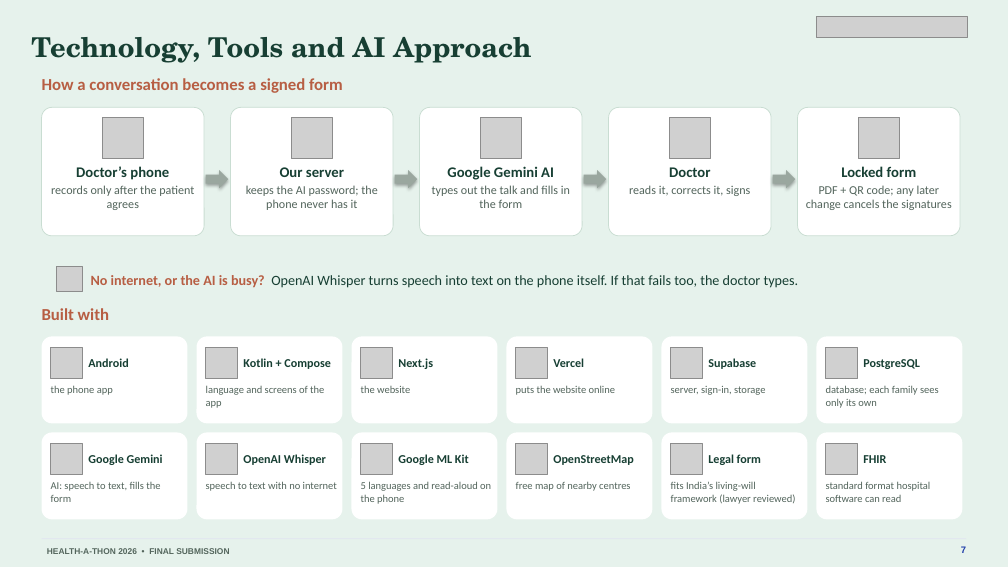
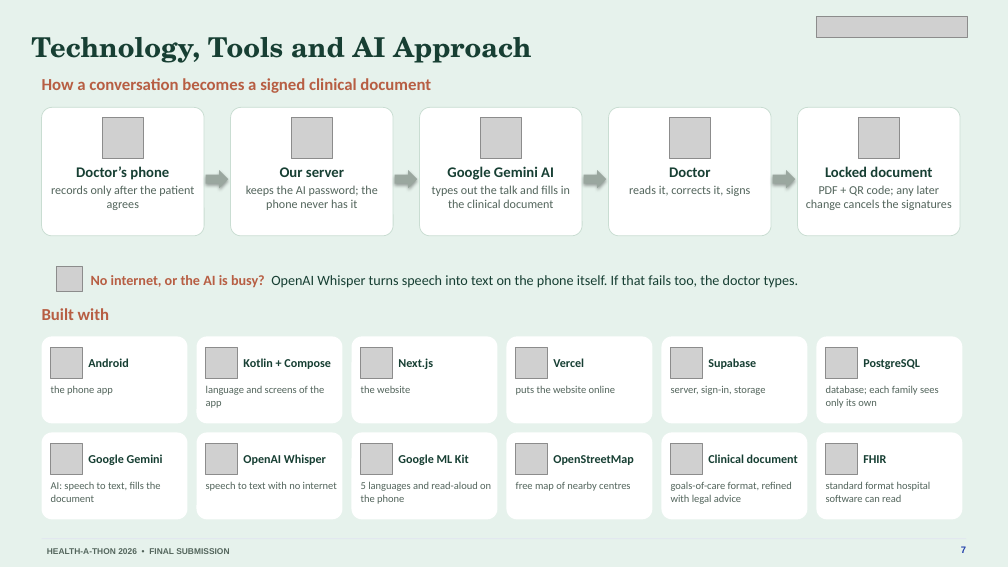
Before and after one commit to basithladdu/healthathon, a slide deck: slide 7 of output/final-submission/Sahara-Final-Presentation.pptx. Drawn at 1008x567 pixels with LibreOffice and Linux fonts; fonts in the diff are those of the drawing; grey boxes stand for pictures. Boxes give left, top, right and bottom in pixels: in the first picture for what was removed or moved away, otherwise in the second. Text is boxed around its words. In the diff, an @@ line names an element or a change of style, - is before the commit and + after.

```diff
--- a/output/final-submission/Sahara-Final-Presentation.pptx
+++ b/output/final-submission/Sahara-Final-Presentation.pptx
@@ text at box(42, 78, 431, 93): text changed @@
-How a conversation becomes a signed form
+How a conversation becomes a signed clinical document
@@ text at box(825, 166, 932, 177): text changed @@
-Locked form
+Locked document
@@ text at box(432, 185, 570, 208): text changed @@
-types out the talk and fills in the form
+types out the talk and fills in the clinical document
@@ text at box(708, 454, 798, 463): text changed @@
-Legal form
+Clinical document
@@ text at box(51, 481, 160, 502): text changed @@
-AI: speech to text, fills the form
+AI: speech to text, fills the document
@@ text at box(671, 481, 792, 504): text changed @@
-fits India’s living-will framework (lawyer reviewed)
+goals-of-care format, refined with legal advice
```
Also in this commit, not shown: 10 other slides changed, 11 other files.
